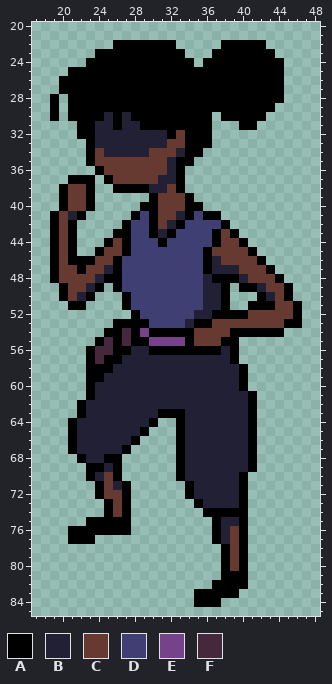
Pixel-art file: assets/chara.ase. Above, as it was before the edit.
64x96 pixels, 1 frame. Shown: x 17..48, y 20..85.
Palette (. is transparent): A #000000  B #222034  C #663931  D #3f3f74  E #76428a  F #45283c
New version:
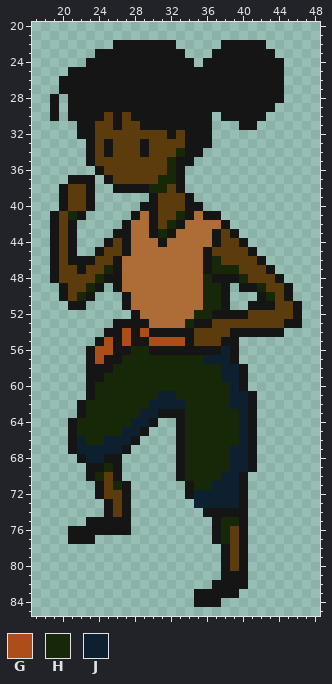
Colours new in this view: G #ad4e1a  H #172808  J #0d2030
Diff:
colour A: #000000 -> #151515
colour C: #663931 -> #5c3c0d
colour D: #3f3f74 -> #ae6c37
Layer "chara":
y 30: x 25 B -> C; x 27 B -> C
y 31: x 24..25 BB -> CC; x 27..28 BB -> CC
y 32: x 24..31 BBBBBBBB -> CCCCCCCC
y 33: x 24..31 BBBBBBBB -> CACCCACC
y 34: x 25..29 BBBBB -> ACCCA; x 33 B -> H
y 35..36: x 32 B -> H
y 37: x 31..32 BB -> HH
y 38: x 30..31 BB -> HH
y 41: x 21 B -> H; x 33 B -> H
y 42: x 32 B -> H
y 43: x 31 B -> H
y 46: x 37 B -> H
y 47: x 25 B -> H; x 37..39 BBB -> HHH
y 48: x 24 B -> H; x 36 B -> H; x 40 B -> H
y 49: x 23 B -> H; x 36..37 BB -> HH; x 42 B -> H
y 50: x 22 B -> H; x 36..37 BB -> HH; x 43 B -> H
y 51: x 36..37 BB -> HH
y 52: x 35..36 BB -> HH
y 53: x 34 B -> H
y 54: x 27 F -> G; x 29 E -> G
y 55: x 25 F -> G; x 27 F -> G; x 30..33 EEEE -> GGGG
y 56: x 24..25 FF -> GG; x 28..29 BB -> HH; x 38 B -> J
y 57: x 24 F -> G; x 27..38 BBBBBBBBBBBB -> HHHHHHHHHJJJ
y 58: x 26..39 BBBBBBBBBBBBBB -> HHHHHHHHHHHHJJ
y 59: x 25..39 BBBBBBBBBBBBBBB -> HHHHHHHHHHHHHJJ
y 60: x 24..39 BBBBBBBBBBBBBBBB -> HHHHHHHHHHHHHHHJ
y 61: x 24..40 BBBBBBBBBBBBBBBBB -> HHHHHHHJJHHHHHHJJ
y 62: x 23..40 BBBBBBBBBBBBBBBBBB -> HHHHHHHJJJJHHHHHJJ
y 63: x 23..30 BBBBBBBB -> HHHHHHJJ; x 34..40 BBBBBBB -> HHHHHHJ
y 64: x 22..29 BBBBBBBB -> HHHHHHJJ; x 34..40 BBBBBBB -> HHHHHHJ
y 65: x 22..28 BBBBBBB -> HHHHHJJ; x 34..40 BBBBBBB -> HHHHHHJ
y 66: x 22..27 BBBBBB -> JHHJJJ; x 34..40 BBBBBBB -> HHHHHHJ
y 67: x 22..26 BBBBB -> JJJJJ; x 34..40 BBBBBBB -> HHHHHJJ
y 68: x 23..24 BB -> JJ; x 34..40 BBBBBBB -> HHHHHJJ
y 69: x 25 B -> H; x 34..40 BBBBBBB -> HHHHHJJ
y 70: x 24 B -> H; x 34..39 BBBBBB -> HHHHJJ
y 71: x 26 B -> H; x 35..39 BBBBB -> HHJJJ
y 72: x 35..39 BBBBB -> JJJJJ
y 73: x 35..39 ABBBB -> JJJJJ
y 75: x 38..39 BB -> HH
y 76..77: x 38 B -> H
